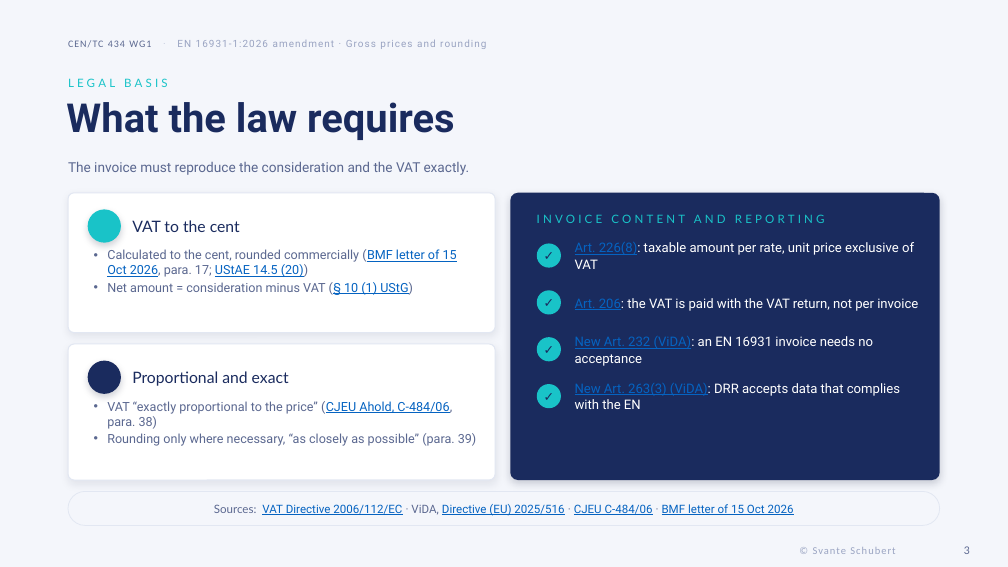
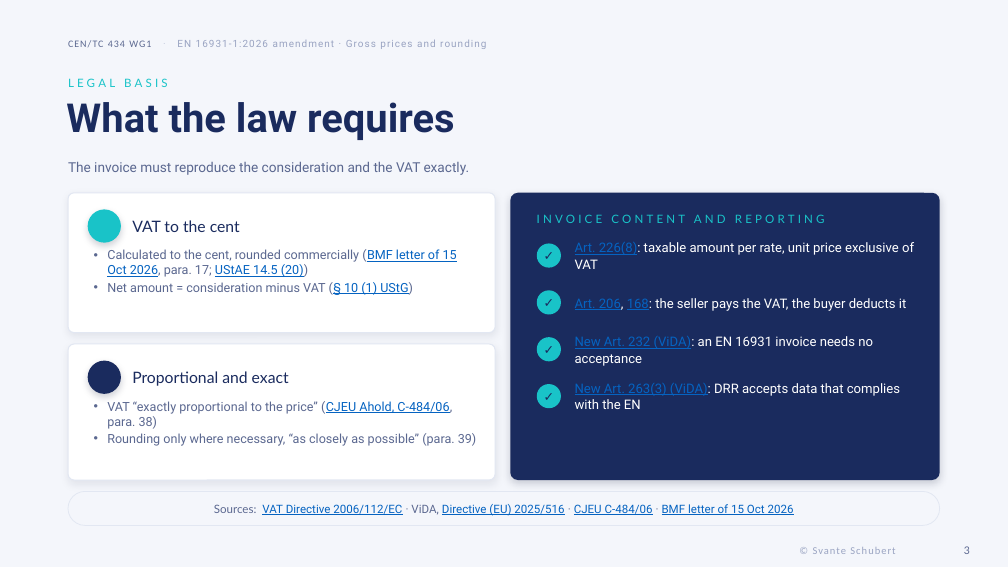
Before and after one commit to svanteschubert/testy, a slide deck: slide 3 of docs/CEN-TC434-WG1_2026_SvanteSchubert_Gross-Prices_EN.pptx. Drawn at 1008x567 pixels with LibreOffice and Linux fonts; fonts in the diff are those of the drawing; background and template pictures are left out. Boxes give left, top, right and bottom in pixels: in the first picture for what was removed or moved away, otherwise in the second. Text is boxed around its words. In the diff, an @@ line names an element or a change of style, - is before the commit and + after.

```diff
--- a/docs/CEN-TC434-WG1_2026_SvanteSchubert_Gross-Prices_EN.pptx
+++ b/docs/CEN-TC434-WG1_2026_SvanteSchubert_Gross-Prices_EN.pptx
@@ text at bbox=[575, 298, 906, 311]: text changed @@
-Art. 206: the VAT is paid with the VAT return, not per invoice
+Art. 206, 168: the seller pays the VAT, the buyer deducts it
```
Also in this commit, not shown: 8 other slides changed, 1 slide added, 1 other file.
